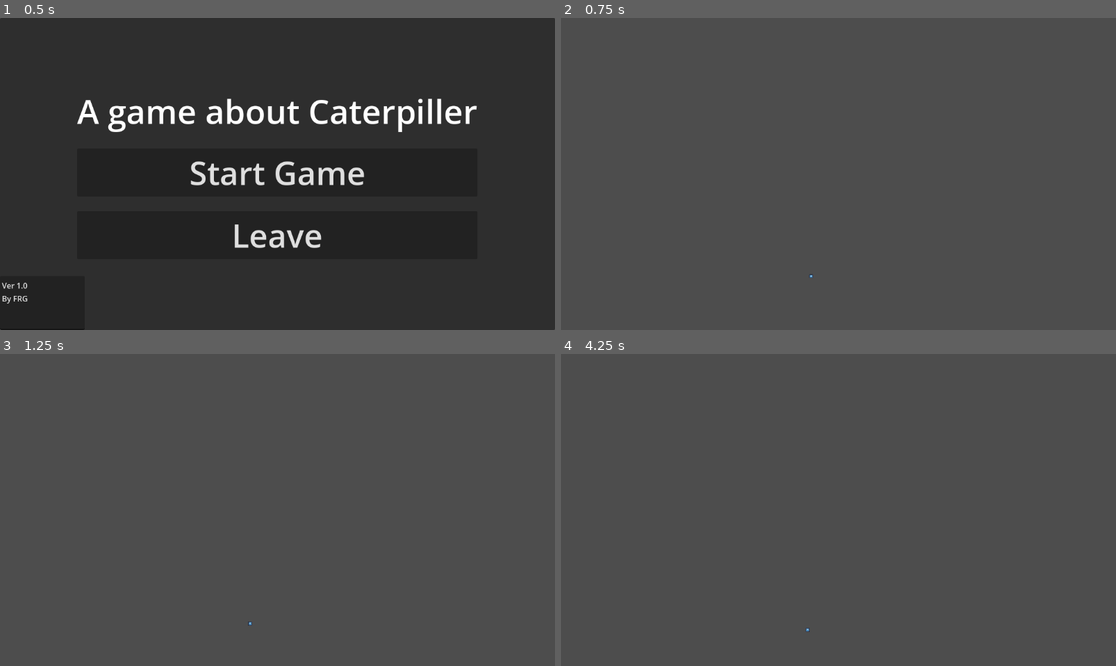
Above: before the commit, frames 1-4 (two rows, left to right).
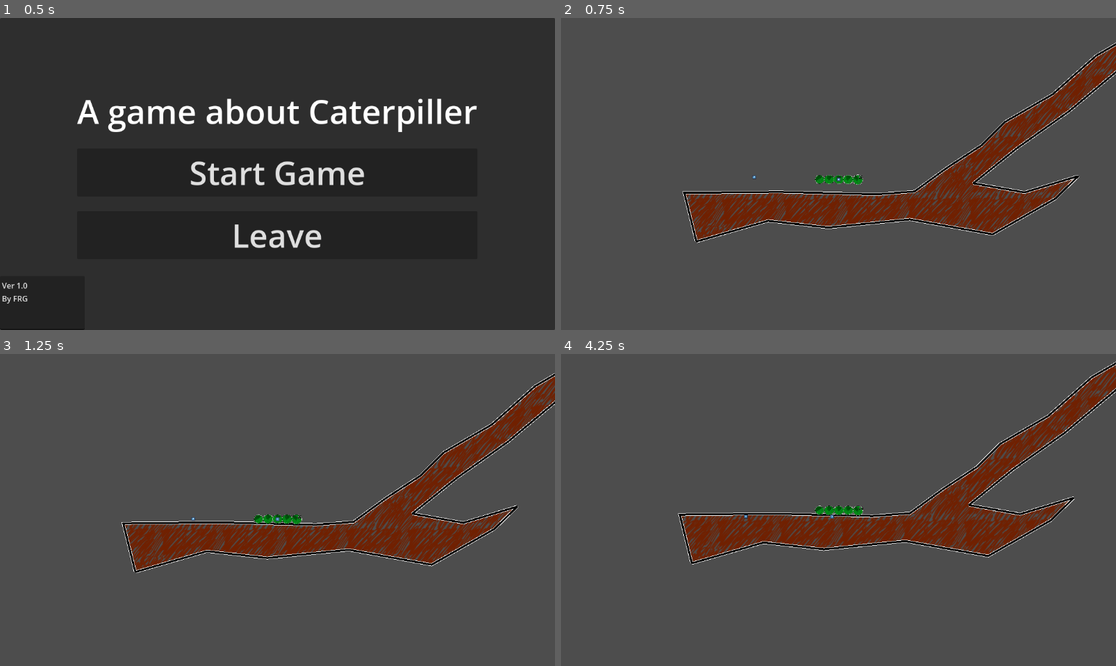
Above: after the commit, the same moments.

Repository: LoreNyanski/totem_gamejam_26
Game: Godot game, scene res://Scenes/mainMenu.tscn
Same seed, same stepped clock (60 frames per second), same inputs: the game is played once before the commit and once after it. The engine's default icon, where the game draws it, is replaced by a stand-in: a white triangle on a blue panel in a dark square.
Inputs (mouse positions are in pixels of both pictures, inside the frame that each line leads up to):
- Up to frame 1 (0.5 s): no input
- Up to frame 2 (0.75 s): click "Start Game" at 0.5 s
- Up to frame 3 (1.25 s): no input
- Up to frame 4 (4.25 s): move the mouse to (866, 510) at 1.27 s; tap one key every 0.75 s from 1.35 s: A (Grip1) S (Grip2) D (Grip3) F (Grip4); move the mouse to (810, 510) at 2.02 s; move the mouse to (849, 503) at 2.77 s; move the mouse to (832, 516) at 3.52 s

Frame 1 is identical in both runs. In frame 2, 11% of the frame differs, in the area x 21-100%, y 7-84%; in frame 3, 11%; in frame 4, 11%, in the area x 21-100%, y 2-90%.

Commit message:
branch_basic

Diff:
--- a/Scenes/catterpillar_skeletonless.tscn
+++ b/Scenes/catterpillar_skeletonless.tscn
@@ -19,8 +19,8 @@
 grip_action = "Grip1"
 
 [node name="AnimatedSprite2D" type="AnimatedSprite2D" parent="Ass" unique_id=1239205942]
-position = Vector2(-0.25000066, -0.124999255)
-scale = Vector2(0.17578126, 0.15820313)
+position = Vector2(-1.1920929e-07, 0)
+scale = Vector2(0.15039065, 0.1484375)
 sprite_frames = ExtResource("3_cr6i1")
 animation = &"Ass"
 
--- a/Scenes/environment.tscn
+++ b/Scenes/environment.tscn
@@ -1,4 +1,6 @@
 [gd_scene format=3 uid="uid://b5hkj05beon4"]
+
+[ext_resource type="PackedScene" uid="uid://bf2gnjahi7btk" path="res://Scenes/tree_visuals.tscn" id="1_km3fo"]
 
 [sub_resource type="RectangleShape2D" id="RectangleShape2D_6b2n3"]
 size = Vector2(1742, 53)
@@ -46,3 +48,7 @@
 position = Vector2(284.69928, -162.34006)
 rotation = -0.63294274
 shape = SubResource("RectangleShape2D_6b2n3")
+
+[node name="TreeVisuals" parent="." unique_id=1820067264 instance=ExtResource("1_km3fo")]
+polygon = PackedVector2Array(399, 670, 374, 569, 571, 567, 774, 572, 852, 566, 919, 517, 991, 470, 1039, 422, 1139, 364, 1229, 284, 1315, 234, 1372, 180, 1421, 158, 1441, 123, 1454, 187, 1418, 224, 1301, 292, 1172, 400, 1066, 475, 974, 549, 1080, 568, 1192, 534, 1144, 581, 1014, 655, 842, 624, 673, 641, 548, 627)
+uv = PackedVector2Array()
--- a/Scenes/main.tscn
+++ b/Scenes/main.tscn
@@ -1,7 +1,8 @@
 [gd_scene format=3 uid="uid://dp76ju14yojwu"]
 
+[ext_resource type="PackedScene" uid="uid://bh2on4ibicgjb" path="res://Scenes/catterpillar_skeletonless.tscn" id="1_bo1nx"]
 [ext_resource type="PackedScene" uid="uid://b5hkj05beon4" path="res://Scenes/environment.tscn" id="2_8gbba"]
-[ext_resource type="PackedScene" uid="uid://c5n01lrgw5hb0" path="res://Scenes/cater_the_pillar.tscn" id="3_8gbba"]
+[ext_resource type="PackedScene" path="res://Scenes/cater_the_pillar.tscn" id="3_8gbba"]
 
 [node name="Main" type="Node" unique_id=33247047]
 
@@ -9,3 +10,6 @@
 
 [node name="CaterThePillar" parent="." unique_id=1528928944 instance=ExtResource("3_8gbba")]
 position = Vector2(486, 529)
+
+[node name="Catterpillar" parent="." unique_id=38123875 instance=ExtResource("1_bo1nx")]
+position = Vector2(694, 529)
--- /dev/null
+++ b/Scenes/tree_visuals.tscn
@@ -0,0 +1,17 @@
+[gd_scene format=3 uid="uid://bf2gnjahi7btk"]
+
+[ext_resource type="Texture2D" uid="uid://bgoyg7q4frchh" path="res://Assests/Tree_bark_repeating.png" id="1_g0x78"]
+[ext_resource type="Script" uid="uid://enkv75o1a66m" path="res://Scripts/tree_visuals.gd" id="2_saqsq"]
+
+[node name="TreeVisuals" type="Polygon2D" unique_id=1820067264]
+texture_repeat = 2
+texture = ExtResource("1_g0x78")
+uv = PackedVector2Array(1, -1, 7, 112, 92, 104, 162, -8, 56, -47)
+script = ExtResource("2_saqsq")
+
+[node name="Line2D" type="Line2D" parent="." unique_id=1333347530]
+width = 6.0
+
+[node name="Line2D2" type="Line2D" parent="." unique_id=1489217169]
+width = 4.0
+default_color = Color(0, 0, 0, 1)
--- /dev/null
+++ b/Scripts/tree_visuals.gd
@@ -0,0 +1,15 @@
+extends Polygon2D
+
+@onready var line_2d: Line2D = $Line2D
+@onready var line_2d_2: Line2D = $Line2D2
+
+# Called when the node enters the scene tree for the first time.
+func _ready() -> void:
+	var points = polygon
+	points.append(polygon[0])
+	line_2d.points = points
+	line_2d_2.points = points
+
+# Called every frame. 'delta' is the elapsed time since the previous frame.
+func _process(delta: float) -> void:
+	pass
Not shown, added: Scripts/tree_visuals.gd.uid
